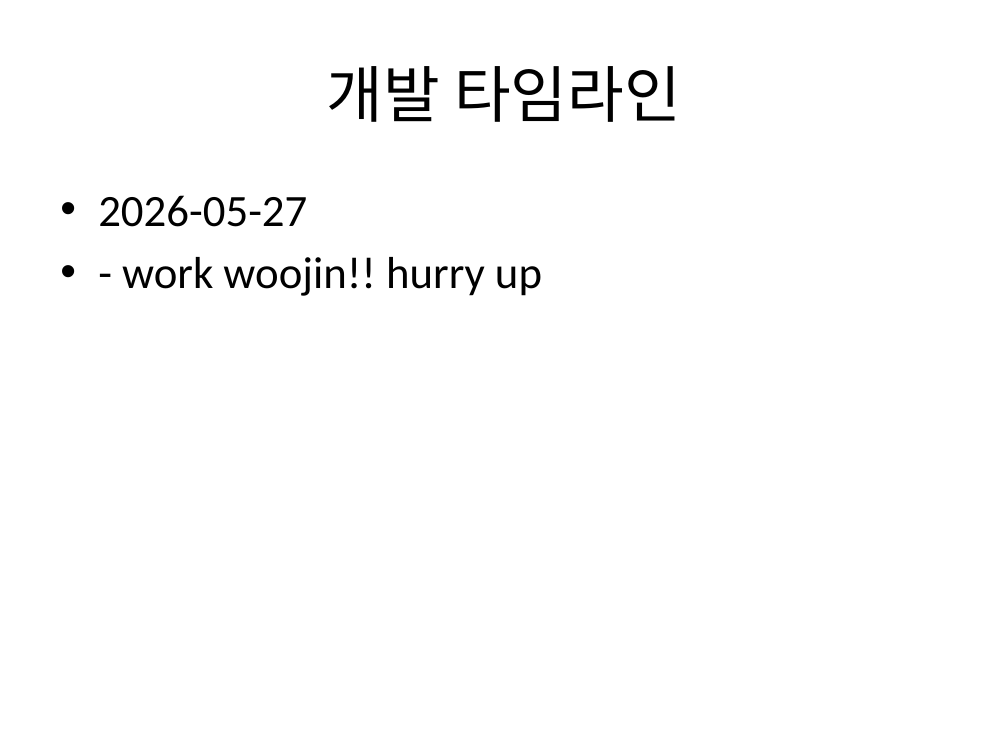
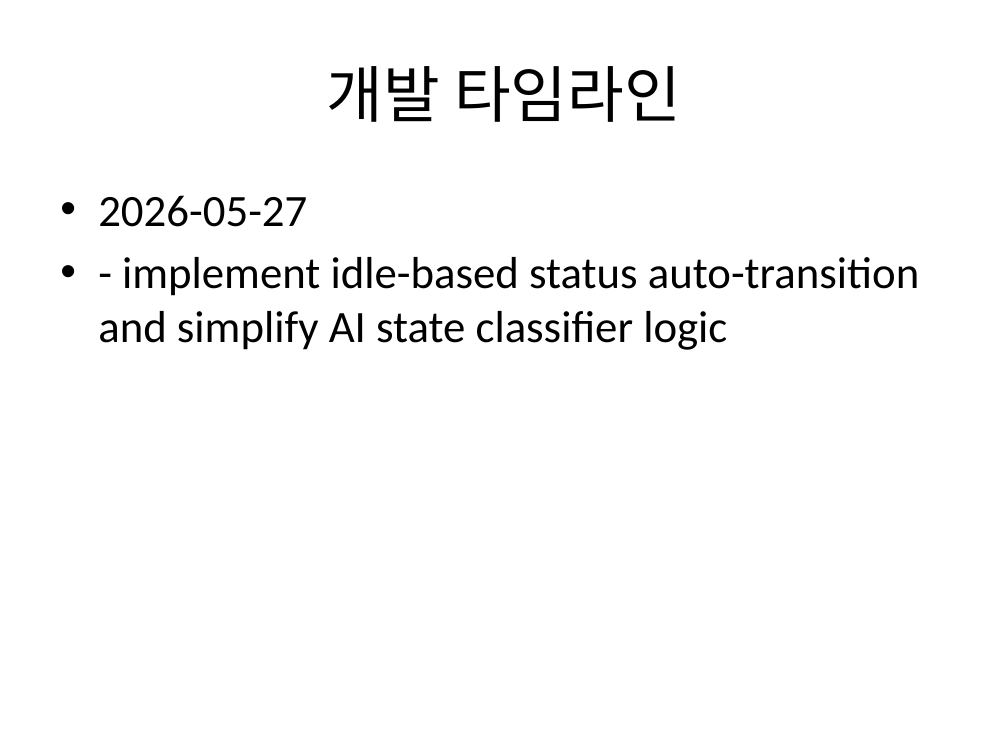
Before and after one commit to Jongwoo0101/worksight-commit-bot, a slide deck: slide 3 of data/commit_report.pptx. Drawn at 1008x756 pixels with LibreOffice and Linux fonts; fonts in the diff are those of the drawing. Boxes give left, top, right and bottom in pixels: in the first picture for what was removed or moved away, otherwise in the second. Text is boxed around its words. In the diff, an @@ line names an element or a change of style, - is before the commit and + after.

```diff
--- a/data/commit_report.pptx
+++ b/data/commit_report.pptx
@@ text at (98,257,920,350): text changed @@
-• - work woojin!! hurry up
+• - implement idle-based status auto-transition and simplify AI state classifier logic
```
Also in this commit, not shown: 1 other slide changed, 17 slides added, 2 other files.
